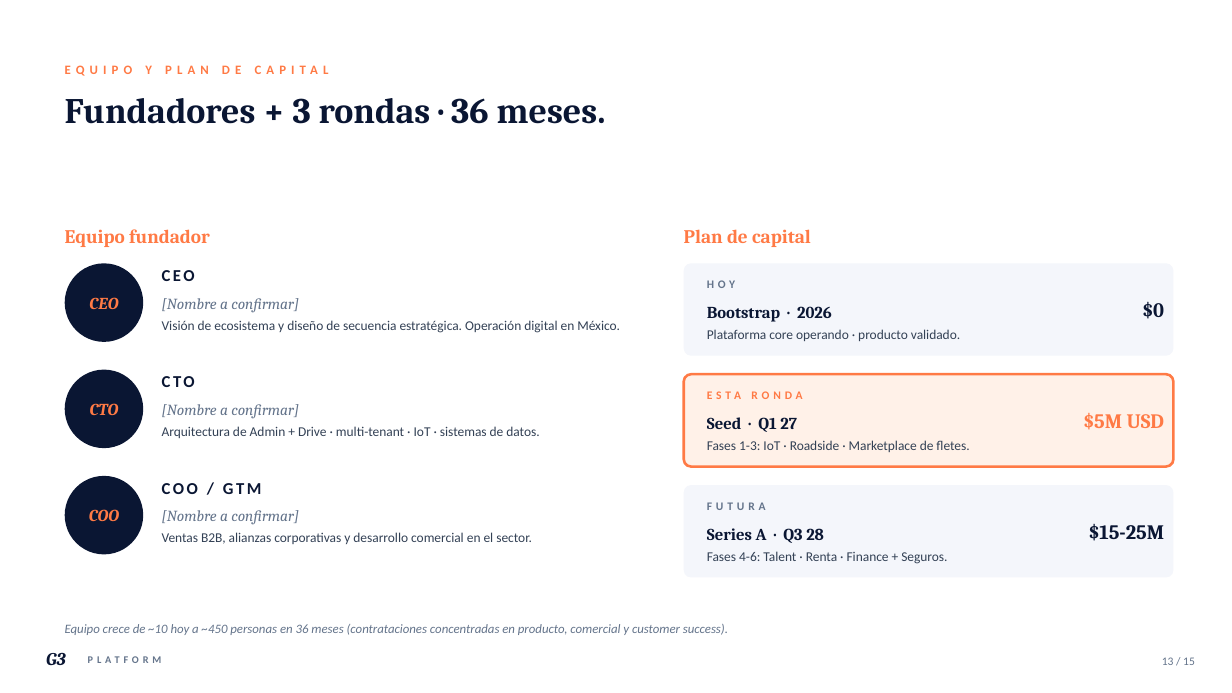
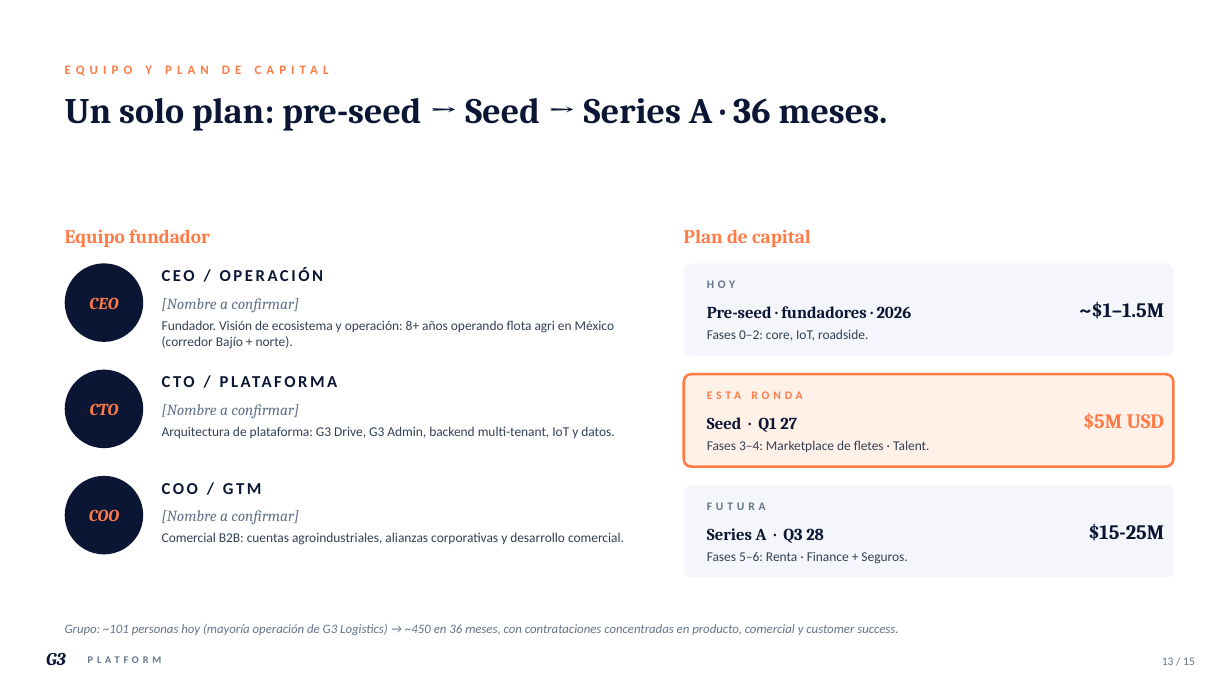
Before and after one commit to EduardoGamboaB/Mobile, a slide deck: slide 13 of docs/investor-deck/G3-Platform-Seed-2026.pptx. Drawn at 1232x693 pixels with LibreOffice and Linux fonts; fonts in the diff are those of the drawing. Boxes give left, top, right and bottom in pixels: in the first picture for what was removed or moved away, otherwise in the second. Text is boxed around its words. In the diff, an @@ line names an element or a change of style, - is before the commit and + after.

```diff
--- a/docs/investor-deck/G3-Platform-Seed-2026.pptx
+++ b/docs/investor-deck/G3-Platform-Seed-2026.pptx
@@ text at (x1=65, y1=98, x2=888, y2=131): text changed @@
-Fundadores + 3 rondas · 36 meses.
+Un solo plan: pre-seed → Seed → Series A · 36 meses.
@@ text at (x1=162, y1=268, x2=324, y2=281): text changed @@
-CEO
+CEO / OPERACIÓN
@@ text at (x1=162, y1=320, x2=614, y2=349): text changed @@
-Visión de ecosistema y diseño de secuencia estratégica. Operación digital en México.
+Fundador. Visión de ecosistema y operación: 8+ años operando flota agri en México (corredor Bajío + norte).
@@ text at (x1=707, y1=306, x2=912, y2=318): text changed @@
-Bootstrap · 2026
+Pre-seed · fundadores · 2026
@@ text at (x1=707, y1=329, x2=868, y2=341): text changed @@
-Plataforma core operando · producto validado.
+Fases 0–2: core, IoT, roadside.
@@ text at (x1=1079, y1=302, x2=1164, y2=319): text changed @@
-$0
+~$1–1.5M
@@ text at (x1=162, y1=426, x2=614, y2=438): text changed @@
-Arquitectura de Admin + Drive · multi-tenant · IoT · sistemas de datos.
+Arquitectura de plataforma: G3 Drive, G3 Admin, backend multi-tenant, IoT y datos.
@@ text at (x1=707, y1=440, x2=929, y2=452): text changed @@
-Fases 1-3: IoT · Roadside · Marketplace de fletes.
+Fases 3–4: Marketplace de fletes · Talent.
@@ text at (x1=162, y1=532, x2=624, y2=545): text changed @@
-Ventas B2B, alianzas corporativas y desarrollo comercial en el sector.
+Comercial B2B: cuentas agroindustriales, alianzas corporativas y desarrollo comercial.
@@ text at (x1=707, y1=552, x2=907, y2=564): text changed @@
-Fases 4-6: Talent · Renta · Finance + Seguros.
+Fases 5–6: Renta · Finance + Seguros.
@@ text at (x1=65, y1=624, x2=898, y2=635): text changed @@
-Equipo crece de ~10 hoy a ~450 personas en 36 meses (contrataciones concentradas en producto, comercial y customer success).
+Grupo: ~101 personas hoy (mayoría operación de G3 Logistics) → ~450 en 36 meses, con contrataciones concentradas en producto, comercial y customer success.
```
Also in this commit, not shown: 8 other slides changed, 10 other files.
